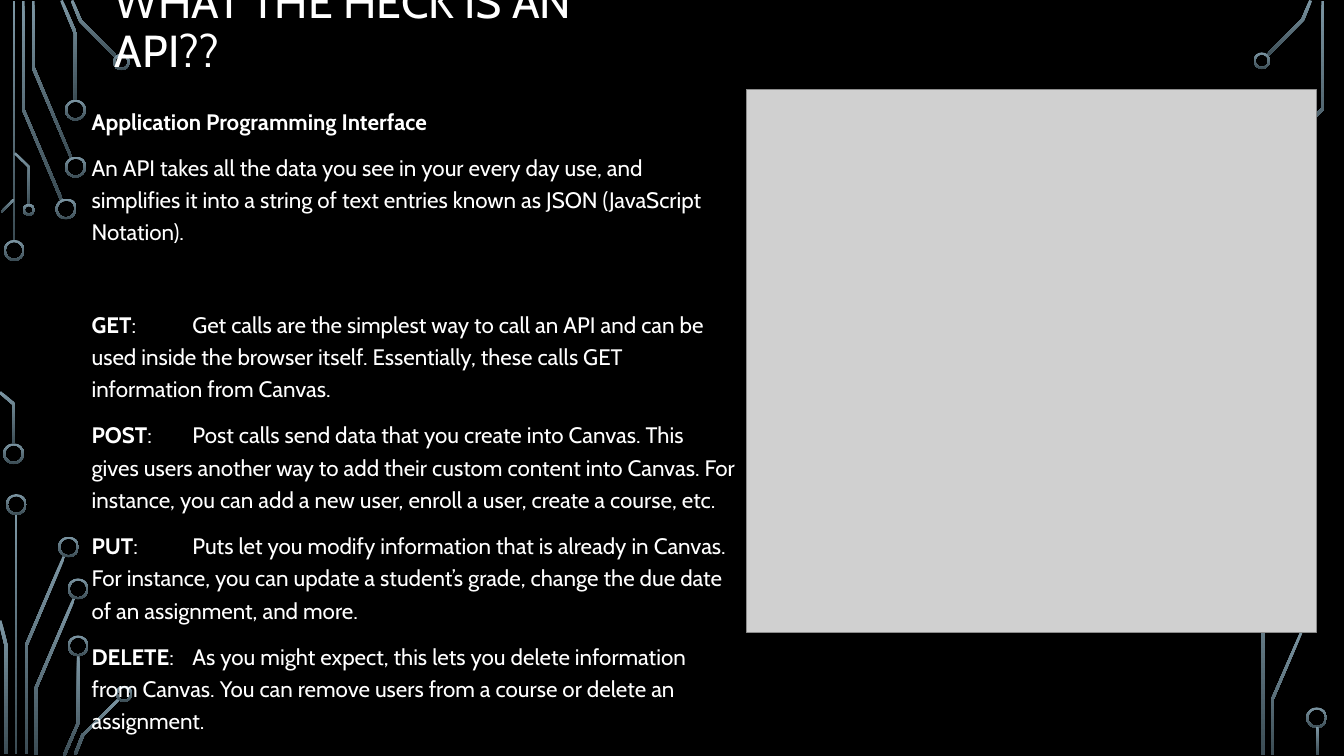
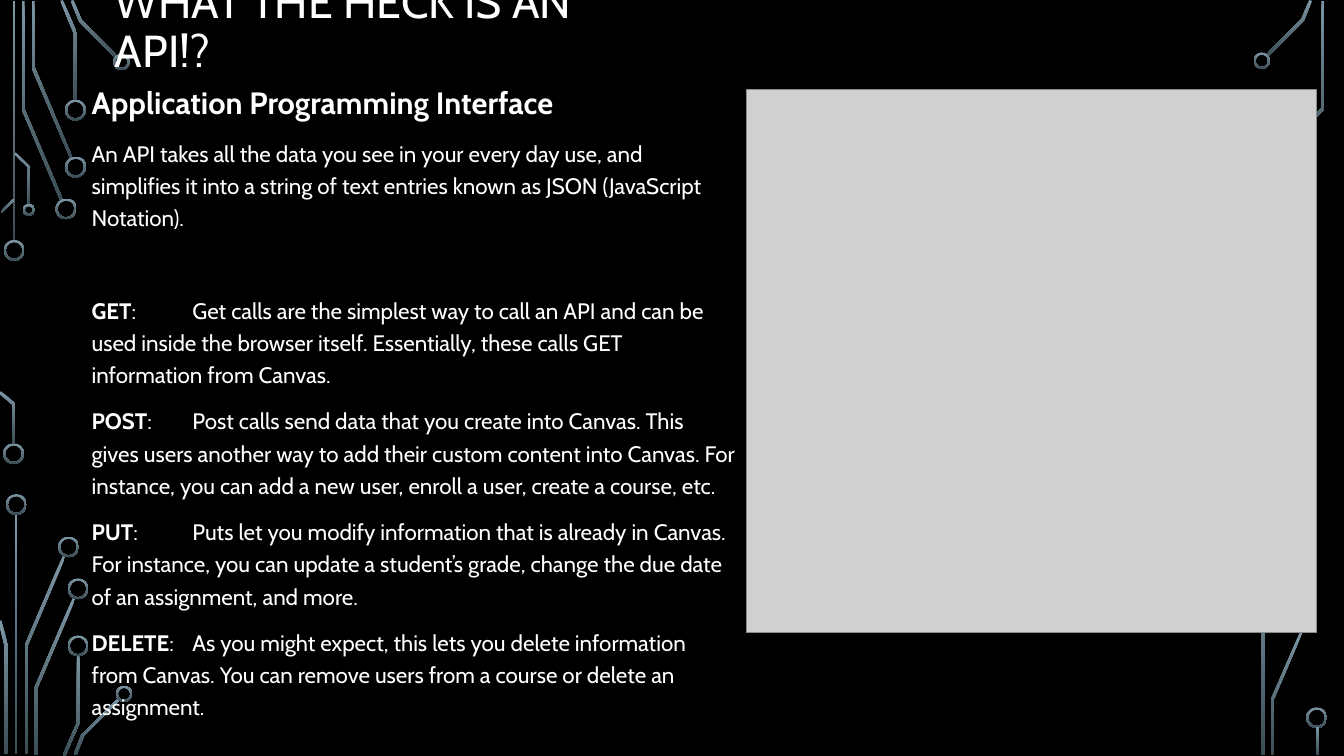
Before and after one commit to robertwleonard/CanvasData, a slide deck: slide 8 of CanvasData_BirdvilleISD.pptx. Drawn at 1344x756 pixels with LibreOffice and Linux fonts; fonts in the diff are those of the drawing; grey boxes stand for pictures; background and template pictures are left out. Boxes give left, top, right and bottom in pixels: in the first picture for what was removed or moved away, otherwise in the second. Text is boxed around its words. In the diff, an @@ line names an element or a change of style, - is before the commit and + after.

```diff
--- a/CanvasData_BirdvilleISD.pptx
+++ b/CanvasData_BirdvilleISD.pptx
@@ title at (115, 0, 571, 70): text changed @@
-WHAT THE HECK IS AN API??
+WHAT THE HECK IS AN API!?
@@ text "Application Programming Interface": place and size @@
-text "Application Programming Interface" at (92, 113, 735, 735)
+text "Application Programming Interface" at (92, 91, 735, 721)
@@ text at (92, 91, 553, 121): size 16 to 22 pt in "Application Programming Interface" @@
```
Also in this commit, not shown: 5 other slides changed, 1 slide removed.
